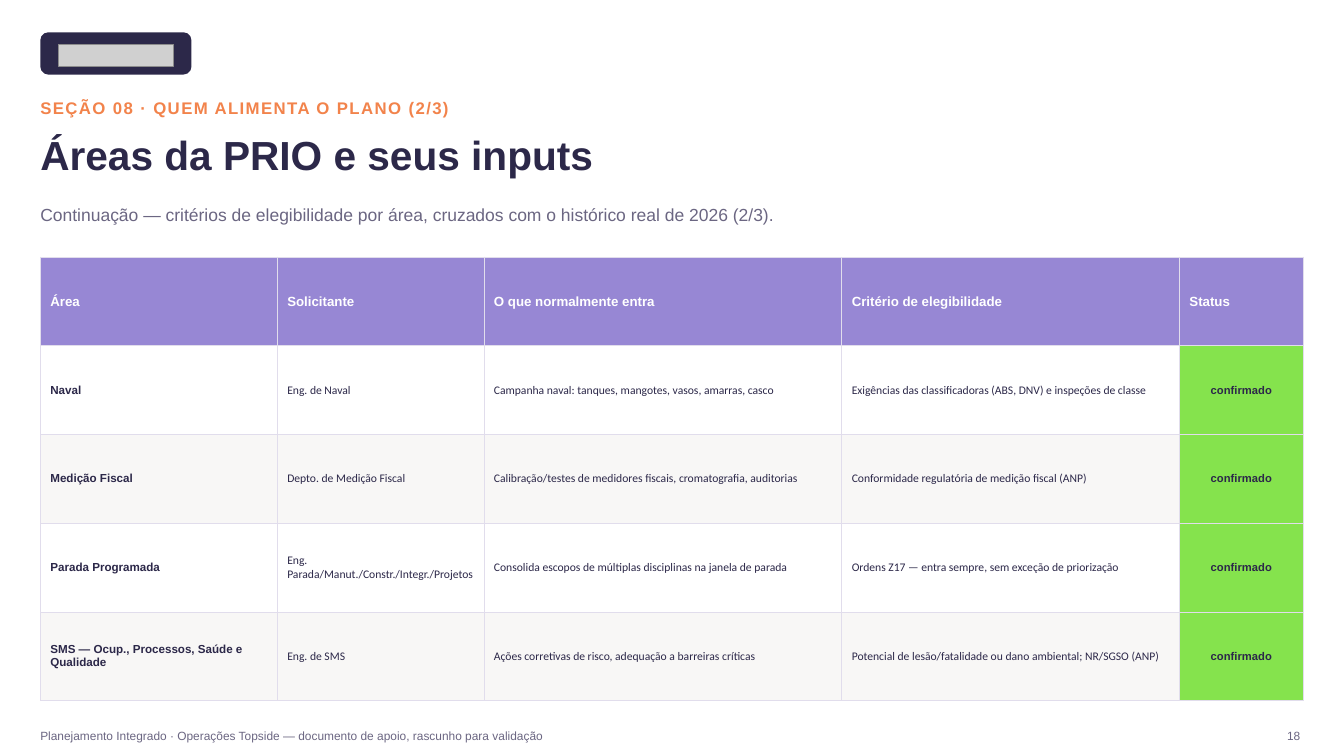
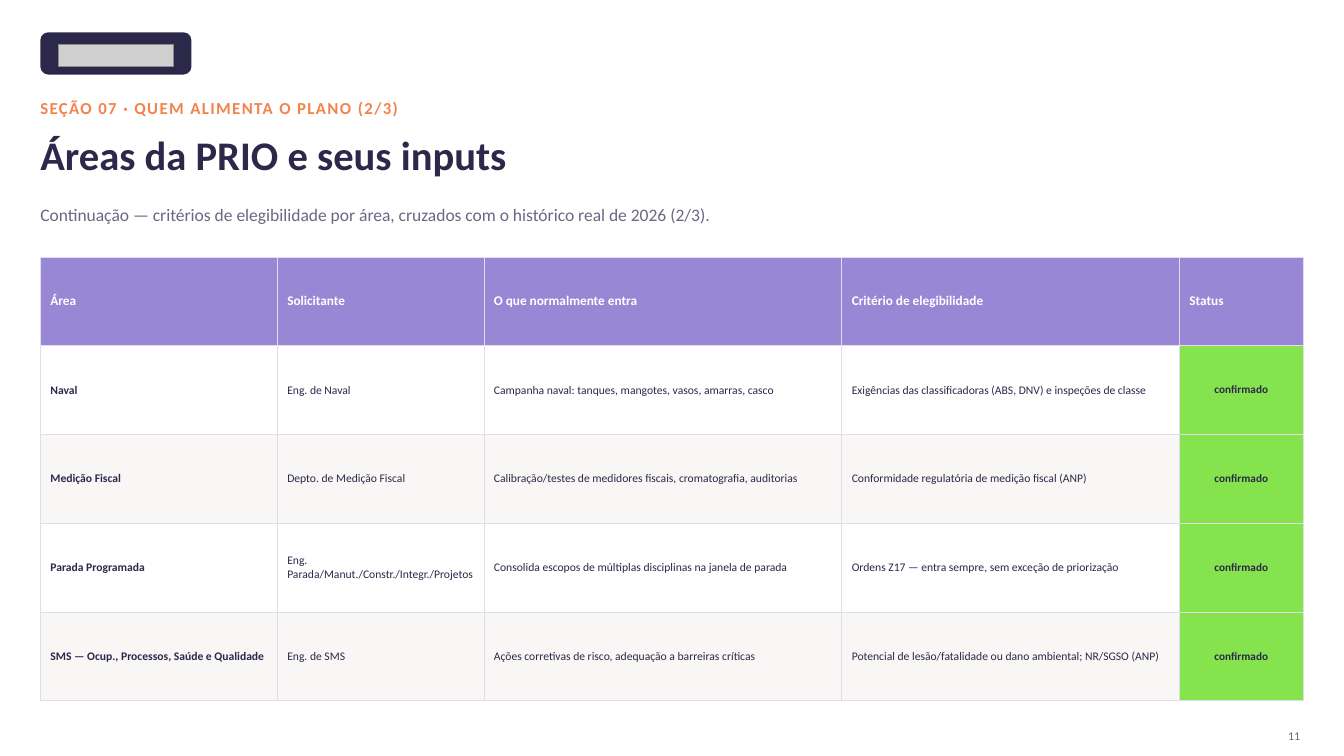
Before and after one commit to LucasRibaas/Planejamento, a slide deck: slide 12 of Planejamento_Integrado_Operacoes_Topside.pptx (slide 19 before the commit). Drawn at 1344x756 pixels with LibreOffice and Linux fonts; fonts in the diff are those of the drawing; grey boxes stand for pictures. Boxes give left, top, right and bottom in pixels: in the first picture for what was removed or moved away, otherwise in the second. Text is boxed around its words. In the diff, an @@ line names an element or a change of style, - is before the commit and + after.

```diff
--- a/Planejamento_Integrado_Operacoes_Topside.pptx
+++ b/Planejamento_Integrado_Operacoes_Topside.pptx
@@ text at box(40, 101, 398, 117): text changed; font Arial to Calibri @@
-SEÇÃO 08 · QUEM ALIMENTA O PLANO (2/3)
+SEÇÃO 07 · QUEM ALIMENTA O PLANO (2/3)
@@ text "Áreas da PRIO e seus ..." at box(40, 137, 507, 177): font Arial to Calibri @@
@@ text "Continuação — critérios de elegibilidade ..." at box(40, 208, 709, 224): font Arial to Calibri @@
@@ table at box(40, 257, 1304, 701) @@
@@ font Arial to Calibri in "Área", "Solicitante", "O que normalmente entra", "Critério de elegibilidade" and 9 more places @@
@@ text removed at box(40, 731, 542, 743) @@
-Planejamento Integrado · Operações Topside — documento de apoio, rascunho para validação
@@ text at box(1288, 732, 1300, 740): text changed; font Arial to Calibri @@
-18
+11
```
Also in this commit, not shown: 17 other slides changed, 5 slides added, 8 slides removed, 1 other file.
